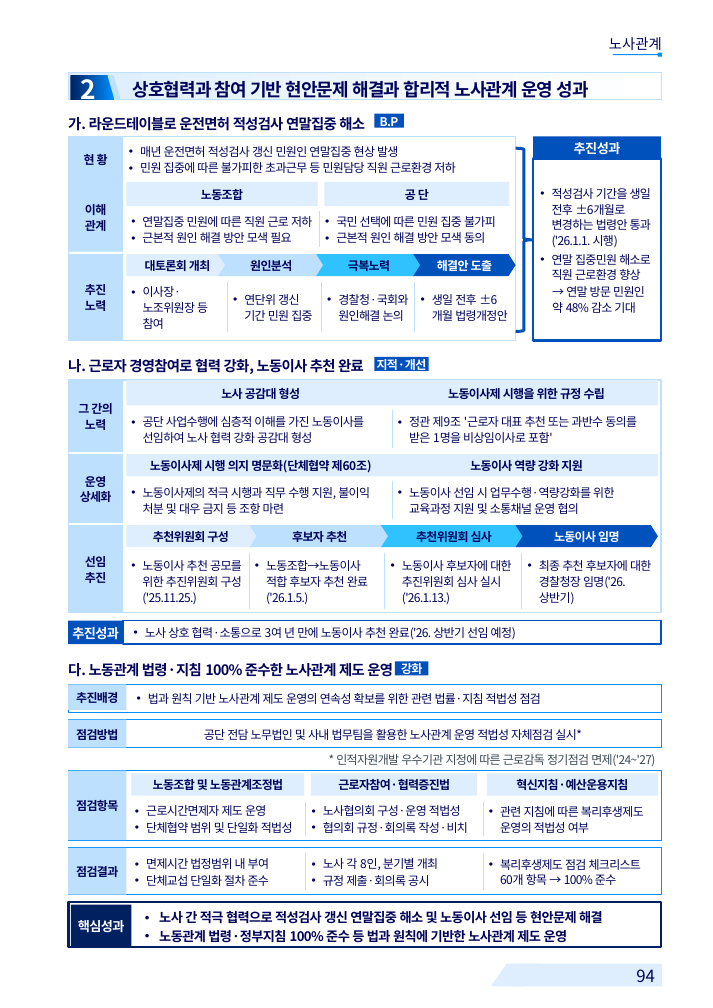
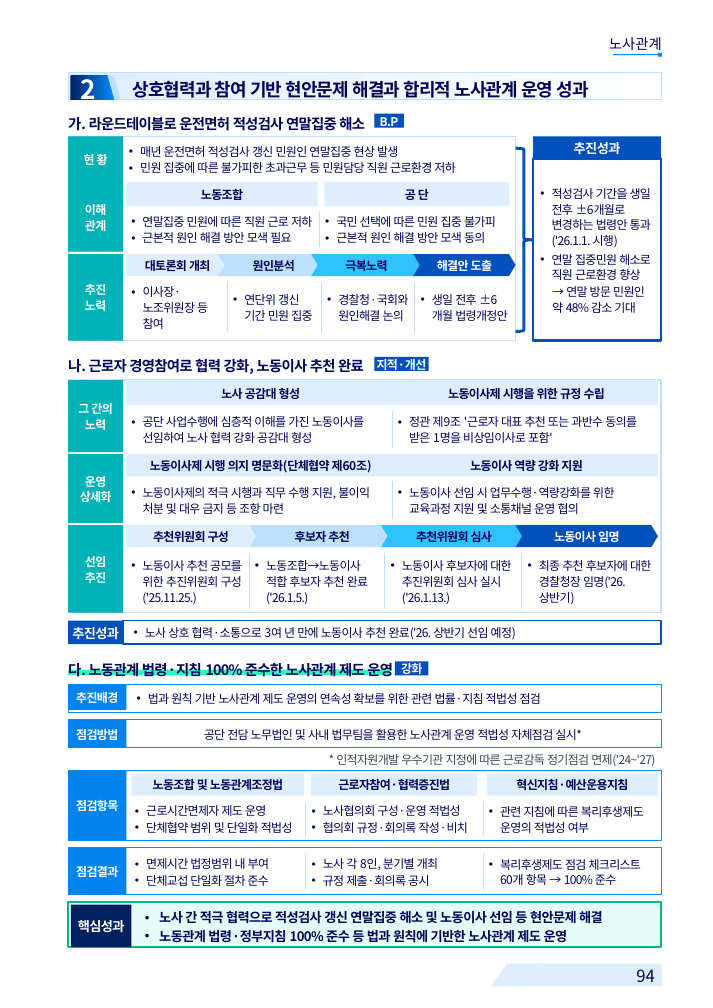
Before and after one commit to khjlsi-creator/claude, a slide deck: slide 2 of korad-경영평가-ppt/KORAD_경영평가_지면_재현_A4세로.pptx. Drawn at 713x1008 pixels with LibreOffice and Linux fonts; fonts in the diff are those of the drawing; background and template pictures are left out. Boxes give left, top, right and bottom in pixels: in the first picture for what was removed or moved away, otherwise in the second. Text is boxed around its words. In the diff, an @@ line names an element or a change of style, - is before the commit and + after.

```diff
--- a/korad-경영평가-ppt/KORAD_경영평가_지면_재현_A4세로.pptx
+++ b/korad-경영평가-ppt/KORAD_경영평가_지면_재현_A4세로.pptx
@@ rectangle added at <box>68,128,360,128</box>, fill #29FFBD @@
@@ chevron "원인분석": place and size @@
-chevron "원인분석" at <box>218,254,324,276</box>
+chevron "원인분석" at <box>218,254,329,276</box>
@@ proportions changed in 5 elements at <box>126,254,232,276</box>, <box>126,525,259,547</box>, <box>249,525,395,547</box>, <box>218,254,329,276</box>, <box>311,254,422,276</box> @@
@@ chevron "극복노력": place and size @@
-chevron "극복노력" at <box>316,254,422,276</box>
+chevron "극복노력" at <box>311,254,422,276</box>
@@ rectangle added at <box>68,371,360,371</box>, fill #29FFBD @@
@@ text colour #000359 to #FFFFFF; fill #BDE0FF to pattern #00BEC2 on #00B0B4 in 6 elements at <box>68,136,123,182</box>, <box>68,182,123,252</box>, <box>68,254,123,341</box>, <box>68,380,123,453</box>, <box>68,454,123,523</box>, <box>68,525,123,613</box> @@
@@ chevron "후보자 추천": place and size @@
-chevron "후보자 추천" at <box>249,525,390,547</box>
+chevron "후보자 추천" at <box>249,525,395,547</box>
@@ rectangle added at <box>68,670,389,676</box>, fill #29FFBD @@
@@ text colour #000359 to #FFFFFF; fill #BDE0FF to pattern #0990FF on #0080EA in 4 elements at <box>68,685,126,710</box>, <box>68,720,126,747</box>, <box>68,771,126,841</box>, <box>68,847,126,895</box> @@
@@ rectangle at <box>68,902,660,947</box>: fill #FFFFFF to #E6FCF9; outline #002060 2.25 pt to #00BE83 1.5 pt @@
```
Also in this commit, not shown: 4 other slides changed, 8 other files.
